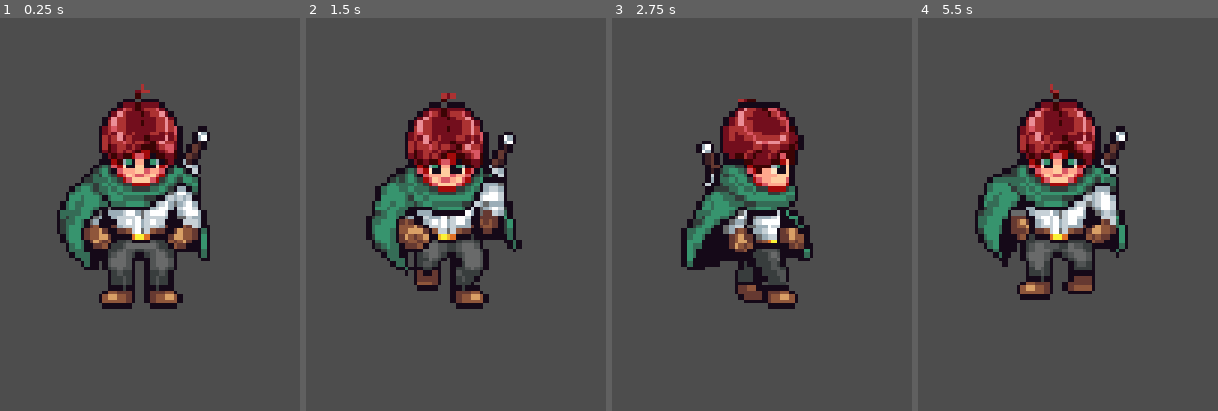
Above: before the commit, frames 1-4 (left to right).
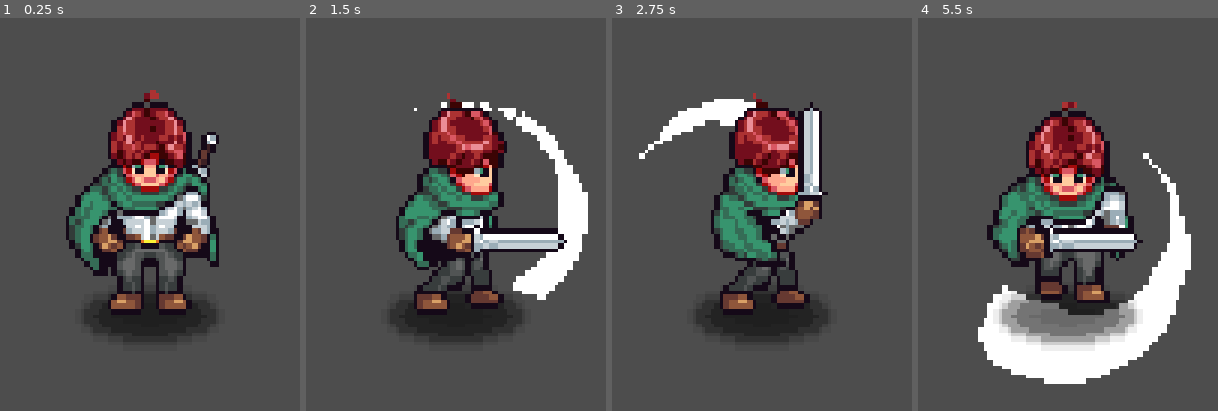
Above: after the commit, the same moments.

Repository: admiralbolt/godot-practice
Game: Godot game, scene res://player.tscn
Two runs of this game, one before a commit and one after it. Both use one fixed random seed, a clock stepped at 60 frames per second and the inputs below. Before the commit the project has no main scene; this scene is started directly in both runs.
Inputs:
- Up to frame 1 (0.25 s): no input
- Up to frame 2 (1.5 s): hold D (right) 0.53-1.28 s; hold J (attack, bound only after the commit) 0.53-1.28 s; hold S (down) from 1.28 s (still down); tap J (attack, bound only after the commit) at 1.35 s
- Up to frame 3 (2.75 s): release S (down) at 2.03 s; hold D (right) from 2.03 s (still down); hold J (attack, bound only after the commit) from 2.03 s (still down)
- Up to frame 4 (5.5 s): release D (right) at 2.78 s; release J (attack, bound only after the commit) at 2.78 s; hold W (up) 2.78-3.53 s; tap J (attack, bound only after the commit) at 2.85, 4.35 s; hold J (attack, bound only after the commit) 3.53-4.28 s; hold A (left) 3.53-5.03 s; hold S (down) from 5.03 s (still down); hold J (attack, bound only after the commit) from 5.03 s (still down)

The runs differ from the first frame. In frame 1, 20% of the frame differs, in the area x 19-73%, y 16-83%; in frame 2, 25%; in frame 3, 20%; in frame 4, 30%, in the area x 19-91%, y 16-94%.

Commit message:
Fixed up attack animation, took an eternity.

Diff:
--- a/michael-aarpg/player.gd
+++ b/michael-aarpg/player.gd
@@ -4,6 +4,7 @@
 var move_speed: float = 100.0
 
 @onready var sprite: Sprite2D = $Sprite2D
+@onready var attack_effect: Sprite2D = %AttackEffectSprite
 @onready var animation_tree: AnimationTree = $AnimationTree
 
 func _ready() -> void:
@@ -11,15 +12,28 @@
 
 func _process(_delta: float) -> void:
   direction = Input.get_vector("left", "right", "up", "down")
+  var is_attacking: bool = Input.is_action_pressed("attack")
 
-  if direction != Vector2.ZERO:
-    update_blend_position()
+  animation_tree.set("parameters/conditions/attack", is_attacking)
+
+  update_blend_position()
+
+func _is_attacking() -> bool:
+  return animation_tree.get("parameters/playback").get_current_node() == "attack"
 
 func _physics_process(_delta: float) -> void:
   velocity = direction * move_speed
+  if _is_attacking():
+    velocity *= 0.66
   move_and_slide()
 
 func update_blend_position() -> void:
+  if direction == Vector2.ZERO or _is_attacking():
+    return
+
   animation_tree.set("parameters/idle/blend_position", direction)
   animation_tree.set("parameters/walk/blend_position", direction)
+  animation_tree.set("parameters/attack/attack/blend_position", direction)
+  animation_tree.set("parameters/attack/attack_effect/blend_position", direction)
   sprite.scale.x = -1 if direction.x < 0 else 1
+  attack_effect.scale.x = -1 if direction.x < 0 else 1
--- a/michael-aarpg/player.tscn
+++ b/michael-aarpg/player.tscn
@@ -2,6 +2,9 @@
 
 [ext_resource type="Texture2D" uid="uid://c672qfm6jebmf" path="res://assets/PlayerSprite02.png" id="1_4flbx"]
 [ext_resource type="Script" uid="uid://df12f3yvig5oi" path="res://player.gd" id="1_onrkg"]
+[ext_resource type="Texture2D" uid="uid://vd2ifirvhnkw" path="res://assets/AttackSprite01.png" id="3_i3pqv"]
+[ext_resource type="AudioStream" uid="uid://cj2hq7tigrtto" path="res://assets/SwordSwoosh.wav" id="4_hqtel"]
+[ext_resource type="Texture2D" uid="uid://doiv0vmdmg8ib" path="res://assets/Shadow.png" id="4_sweqy"]
 
 [sub_resource type="CircleShape2D" id="CircleShape2D_wt17y"]
 radius = 13.038404
@@ -20,6 +23,303 @@
 "update": 1,
 "values": [0]
 }
+tracks/1/type = "value"
+tracks/1/imported = false
+tracks/1/enabled = true
+tracks/1/path = NodePath("AttackEffectSprite:frame")
+tracks/1/interp = 1
+tracks/1/loop_wrap = true
+tracks/1/keys = {
+"times": PackedFloat32Array(0),
+"transitions": PackedFloat32Array(1),
+"update": 1,
+"values": [8]
+}
+tracks/2/type = "value"
+tracks/2/imported = false
+tracks/2/enabled = true
+tracks/2/path = NodePath("AttackEffectSprite:visible")
+tracks/2/interp = 1
+tracks/2/loop_wrap = true
+tracks/2/keys = {
+"times": PackedFloat32Array(0),
+"transitions": PackedFloat32Array(1),
+"update": 1,
+"values": [false]
+}
+tracks/3/type = "value"
+tracks/3/imported = false
+tracks/3/enabled = true
+tracks/3/path = NodePath("AttackEffectSprite:show_behind_parent")
+tracks/3/interp = 1
+tracks/3/loop_wrap = true
+tracks/3/keys = {
+"times": PackedFloat32Array(0),
+"transitions": PackedFloat32Array(1),
+"update": 1,
+"values": [true]
+}
+tracks/4/type = "value"
+tracks/4/imported = false
+tracks/4/enabled = true
+tracks/4/path = NodePath("AttackEffectSprite:position")
+tracks/4/interp = 1
+tracks/4/loop_wrap = true
+tracks/4/keys = {
+"times": PackedFloat32Array(0),
+"transitions": PackedFloat32Array(1),
+"update": 0,
+"values": [Vector2(0, 0)]
+}
+
+[sub_resource type="Animation" id="Animation_b26j0"]
+resource_name = "attack_down"
+length = 0.3
+tracks/0/type = "value"
+tracks/0/imported = false
+tracks/0/enabled = true
+tracks/0/path = NodePath("Sprite2D:frame")
+tracks/0/interp = 1
+tracks/0/loop_wrap = true
+tracks/0/keys = {
+"times": PackedFloat32Array(0, 0.1, 0.2),
+"transitions": PackedFloat32Array(1, 1, 1),
+"update": 0,
+"values": [21, 22, 23]
+}
+tracks/1/type = "audio"
+tracks/1/imported = false
+tracks/1/enabled = true
+tracks/1/path = NodePath("Audio/AudioStreamPlayer2D")
+tracks/1/interp = 1
+tracks/1/loop_wrap = true
+tracks/1/keys = {
+"clips": [{
+"end_offset": 0.0,
+"start_offset": 0.0,
+"stream": ExtResource("4_hqtel")
+}],
+"times": PackedFloat32Array(0)
+}
+tracks/1/use_blend = true
+
+[sub_resource type="Animation" id="Animation_ivps1"]
+resource_name = "attack_effect_down"
+length = 0.3
+tracks/0/type = "value"
+tracks/0/imported = false
+tracks/0/enabled = true
+tracks/0/path = NodePath("AttackEffectSprite:frame")
+tracks/0/interp = 1
+tracks/0/loop_wrap = true
+tracks/0/keys = {
+"times": PackedFloat32Array(0, 0.3),
+"transitions": PackedFloat32Array(1, 1),
+"update": 0,
+"values": [0, 3]
+}
+tracks/1/type = "value"
+tracks/1/imported = false
+tracks/1/enabled = true
+tracks/1/path = NodePath("AttackEffectSprite:position")
+tracks/1/interp = 1
+tracks/1/loop_wrap = true
+tracks/1/keys = {
+"times": PackedFloat32Array(0),
+"transitions": PackedFloat32Array(1),
+"update": 0,
+"values": [Vector2(0, -10)]
+}
+tracks/2/type = "value"
+tracks/2/imported = false
+tracks/2/enabled = true
+tracks/2/path = NodePath("AttackEffectSprite:visible")
+tracks/2/interp = 1
+tracks/2/loop_wrap = true
+tracks/2/keys = {
+"times": PackedFloat32Array(0, 0.3),
+"transitions": PackedFloat32Array(1, 1),
+"update": 1,
+"values": [true, false]
+}
+tracks/3/type = "value"
+tracks/3/imported = false
+tracks/3/enabled = true
+tracks/3/path = NodePath("AttackEffectSprite:show_behind_parent")
+tracks/3/interp = 1
+tracks/3/loop_wrap = true
+tracks/3/keys = {
+"times": PackedFloat32Array(0, 0.3),
+"transitions": PackedFloat32Array(1, 1),
+"update": 1,
+"values": [true, false]
+}
+
+[sub_resource type="Animation" id="Animation_bwjto"]
+resource_name = "attack_effect_side"
+length = 0.3
+tracks/0/type = "value"
+tracks/0/imported = false
+tracks/0/enabled = true
+tracks/0/path = NodePath("AttackEffectSprite:frame")
+tracks/0/interp = 1
+tracks/0/loop_wrap = true
+tracks/0/keys = {
+"times": PackedFloat32Array(0, 0.3),
+"transitions": PackedFloat32Array(1, 1),
+"update": 0,
+"values": [8, 11]
+}
+tracks/1/type = "value"
+tracks/1/imported = false
+tracks/1/enabled = true
+tracks/1/path = NodePath("AttackEffectSprite:visible")
+tracks/1/interp = 1
+tracks/1/loop_wrap = true
+tracks/1/keys = {
+"times": PackedFloat32Array(0, 0.3),
+"transitions": PackedFloat32Array(1, 1),
+"update": 1,
+"values": [true, false]
+}
+tracks/2/type = "value"
+tracks/2/imported = false
+tracks/2/enabled = true
+tracks/2/path = NodePath("AttackEffectSprite:show_behind_parent")
+tracks/2/interp = 1
+tracks/2/loop_wrap = true
+tracks/2/keys = {
+"times": PackedFloat32Array(0, 0.3),
+"transitions": PackedFloat32Array(1, 1),
+"update": 1,
+"values": [true, false]
+}
+tracks/3/type = "value"
+tracks/3/imported = false
+tracks/3/enabled = true
+tracks/3/path = NodePath("AttackEffectSprite:position")
+tracks/3/interp = 1
+tracks/3/loop_wrap = true
+tracks/3/keys = {
+"times": PackedFloat32Array(0),
+"transitions": PackedFloat32Array(1),
+"update": 0,
+"values": [Vector2(0, -20)]
+}
+
+[sub_resource type="Animation" id="Animation_urp6f"]
+resource_name = "attack_effect_up"
+length = 0.3
+tracks/0/type = "value"
+tracks/0/imported = false
+tracks/0/enabled = true
+tracks/0/path = NodePath("AttackEffectSprite:frame")
+tracks/0/interp = 1
+tracks/0/loop_wrap = true
+tracks/0/keys = {
+"times": PackedFloat32Array(0, 0.3),
+"transitions": PackedFloat32Array(1, 1),
+"update": 0,
+"values": [4, 7]
+}
+tracks/1/type = "value"
+tracks/1/imported = false
+tracks/1/enabled = true
+tracks/1/path = NodePath("AttackEffectSprite:visible")
+tracks/1/interp = 1
+tracks/1/loop_wrap = true
+tracks/1/keys = {
+"times": PackedFloat32Array(0, 0.3),
+"transitions": PackedFloat32Array(1, 1),
+"update": 1,
+"values": [true, false]
+}
+tracks/2/type = "value"
+tracks/2/imported = false
+tracks/2/enabled = true
+tracks/2/path = NodePath("AttackEffectSprite:show_behind_parent")
+tracks/2/interp = 1
+tracks/2/loop_wrap = true
+tracks/2/keys = {
+"times": PackedFloat32Array(0, 0.3),
+"transitions": PackedFloat32Array(1, 1),
+"update": 1,
+"values": [true, false]
+}
+tracks/3/type = "value"
+tracks/3/imported = false
+tracks/3/enabled = true
+tracks/3/path = NodePath("AttackEffectSprite:position")
+tracks/3/interp = 1
+tracks/3/loop_wrap = true
+tracks/3/keys = {
+"times": PackedFloat32Array(0),
+"transitions": PackedFloat32Array(1),
+"update": 0,
+"values": [Vector2(0, -30)]
+}
+
+[sub_resource type="Animation" id="Animation_n7ghd"]
+resource_name = "attack_side"
+length = 0.3
+tracks/0/type = "value"
+tracks/0/imported = false
+tracks/0/enabled = true
+tracks/0/path = NodePath("Sprite2D:frame")
+tracks/0/interp = 1
+tracks/0/loop_wrap = true
+tracks/0/keys = {
+"times": PackedFloat32Array(0, 0.1, 0.2),
+"transitions": PackedFloat32Array(1, 1, 1),
+"update": 0,
+"values": [27, 28, 29]
+}
+tracks/1/type = "audio"
+tracks/1/imported = false
+tracks/1/enabled = true
+tracks/1/path = NodePath("Audio/AudioStreamPlayer2D")
+tracks/1/interp = 1
+tracks/1/loop_wrap = true
+tracks/1/keys = {
+"clips": [{
+"end_offset": 0.0,
+"start_offset": 0.0,
+"stream": ExtResource("4_hqtel")
+}],
+"times": PackedFloat32Array(0)
+}
+tracks/1/use_blend = true
+
+[sub_resource type="Animation" id="Animation_nvl01"]
+resource_name = "attack_up"
+length = 0.3
+tracks/0/type = "value"
+tracks/0/imported = false
+tracks/0/enabled = true
+tracks/0/path = NodePath("Sprite2D:frame")
+tracks/0/interp = 1
+tracks/0/loop_wrap = true
+tracks/0/keys = {
+"times": PackedFloat32Array(0, 0.1, 0.2),
+"transitions": PackedFloat32Array(1, 1, 1),
+"update": 0,
+"values": [24, 25, 26]
+}
+tracks/1/type = "audio"
+tracks/1/imported = false
+tracks/1/enabled = true
+tracks/1/path = NodePath("Audio/AudioStreamPlayer2D")
+tracks/1/interp = 1
+tracks/1/loop_wrap = true
+tracks/1/keys = {
+"clips": [{
+"end_offset": 0.0,
+"start_offset": 0.0,
+"stream": ExtResource("4_hqtel")
+}],
+"times": PackedFloat32Array(0)
+}
+tracks/1/use_blend = true
 
 [sub_resource type="Animation" id="Animation_i3pqv"]
 resource_name = "idle_down"
@@ -72,6 +372,22 @@
 "values": [3, 4, 5]
 }
 
+[sub_resource type="Animation" id="Animation_606se"]
+resource_name = "no_attack_effect"
+length = 0.3
+tracks/0/type = "value"
+tracks/0/imported = false
+tracks/0/enabled = true
+tracks/0/path = NodePath("AttackEffectSprite:visible")
+tracks/0/interp = 1
+tracks/0/loop_wrap = true
+tracks/0/keys = {
+"times": PackedFloat32Array(0, 0.13333334),
+"transitions": PackedFloat32Array(1, 1),
+"update": 1,
+"values": [false, false]
+}
+
 [sub_resource type="Animation" id="Animation_2hs0m"]
 resource_name = "walk_down"
 length = 0.3
@@ -126,13 +442,76 @@
 [sub_resource type="AnimationLibrary" id="AnimationLibrary_hqtel"]
 _data = {
 &"RESET": SubResource("Animation_onrkg"),
+&"attack_down": SubResource("Animation_b26j0"),
+&"attack_effect_down": SubResource("Animation_ivps1"),
+&"attack_effect_side": SubResource("Animation_bwjto"),
+&"attack_effect_up": SubResource("Animation_urp6f"),
+&"attack_side": SubResource("Animation_n7ghd"),
+&"attack_up": SubResource("Animation_nvl01"),
 &"idle_down": SubResource("Animation_i3pqv"),
 &"idle_side": SubResource("Animation_hqtel"),
 &"idle_up": SubResource("Animation_sweqy"),
+&"no_attack_effect": SubResource("Animation_606se"),
 &"walk_down": SubResource("Animation_2hs0m"),
 &"walk_side": SubResource("Animation_1jxqw"),
 &"walk_up": SubResource("Animation_dw050")
 }
+
+[sub_resource type="AnimationNodeAdd2" id="AnimationNodeAdd2_i3pqv"]
+
+[sub_resource type="AnimationNodeAnimation" id="AnimationNodeAnimation_606se"]
+animation = &"attack_up"
+
+[sub_resource type="AnimationNodeAnimation" id="AnimationNodeAnimation_u1c27"]
+animation = &"attack_side"
+
+[sub_resource type="AnimationNodeAnimation" id="AnimationNodeAnimation_op7ga"]
+animation = &"attack_side"
+
+[sub_resource type="AnimationNodeAnimation" id="AnimationNodeAnimation_q13i1"]
+animation = &"attack_down"
+
+[sub_resource type="AnimationNodeBlendSpace2D" id="AnimationNodeBlendSpace2D_pylmc"]
+blend_point_0/node = SubResource("AnimationNodeAnimation_606se")
+blend_point_0/pos = Vector2(0, -1)
+blend_point_1/node = SubResource("AnimationNodeAnimation_u1c27")
+blend_point_1/pos = Vector2(-1, 0)
+blend_point_2/node = SubResource("AnimationNodeAnimation_op7ga")
+blend_point_2/pos = Vector2(1, 0)
+blend_point_3/node = SubResource("AnimationNodeAnimation_q13i1")
+blend_point_3/pos = Vector2(0, 1)
+
+[sub_resource type="AnimationNodeAnimation" id="AnimationNodeAnimation_pbfsw"]
+animation = &"attack_effect_up"
+
+[sub_resource type="AnimationNodeAnimation" id="AnimationNodeAnimation_5tmop"]
+animation = &"attack_effect_down"
+
+[sub_resource type="AnimationNodeAnimation" id="AnimationNodeAnimation_7ahtn"]
+animation = &"attack_effect_side"
+
+[sub_resource type="AnimationNodeAnimation" id="AnimationNodeAnimation_7lmhl"]
+animation = &"attack_effect_side"
+
+[sub_resource type="AnimationNodeBlendSpace2D" id="AnimationNodeBlendSpace2D_dx0e4"]
+blend_point_0/node = SubResource("AnimationNodeAnimation_pbfsw")
+blend_point_0/pos = Vector2(0, -1)
+blend_point_1/node = SubResource("AnimationNodeAnimation_5tmop")
+blend_point_1/pos = Vector2(0, 1)
+blend_point_2/node = SubResource("AnimationNodeAnimation_7ahtn")
+blend_point_2/pos = Vector2(1, 0)
+blend_point_3/node = SubResource("AnimationNodeAnimation_7lmhl")
+blend_point_3/pos = Vector2(-1, 0)
+
+[sub_resource type="AnimationNodeBlendTree" id="AnimationNodeBlendTree_jm5j8"]
+nodes/output/position = Vector2(740, 220)
+nodes/attack/node = SubResource("AnimationNodeBlendSpace2D_pylmc")
+nodes/attack/position = Vector2(250, 50)
+nodes/attack_effect/node = SubResource("AnimationNodeBlendSpace2D_dx0e4")
+nodes/attack_effect/position = Vector2(250, 290)
+nodes/Add2/node = SubResource("AnimationNodeAdd2_i3pqv")
+nodes/Add2/position = Vector2(530, 130)
+node_connections = [&"output", 0, &"Add2", &"Add2", 0, &"attack", &"Add2", 1, &"attack_effect"]
 
 [sub_resource type="AnimationNodeAnimation" id="AnimationNodeAnimation_onrkg"]
 animation = &"idle_side"
@@ -157,6 +536,33 @@
 blend_point_3/pos = Vector2(0, -1)
 blend_mode = 1
 
+[sub_resource type="AnimationNodeAnimation" id="AnimationNodeAnimation_n7ghd"]
+animation = &"attack_up"
+
+[sub_resource type="AnimationNodeAnimation" id="AnimationNodeAnimation_nvl01"]
+animation = &"attack_side"
+
+[sub_resource type="AnimationNodeAnimation" id="AnimationNodeAnimation_ivps1"]
+animation = &"attack_side"
+
+[sub_resource type="AnimationNodeAnimation" id="AnimationNodeAnimation_urp6f"]
+animation = &"attack_down"
+
+[sub_resource type="AnimationNodeAnimation" id="AnimationNodeAnimation_bwjto"]
+animation = &"attack_effect_down"
+
+[sub_resource type="AnimationNodeBlendSpace2D" id="AnimationNodeBlendSpace2D_bwjto"]
+blend_point_0/node = SubResource("AnimationNodeAnimation_n7ghd")
+blend_point_0/pos = Vector2(0, -1)
+blend_point_1/node = SubResource("AnimationNodeAnimation_nvl01")
+blend_point_1/pos = Vector2(-1, 0)
+blend_point_2/node = SubResource("AnimationNodeAnimation_ivps1")
+blend_point_2/pos = Vector2(1, 0)
+blend_point_3/node = SubResource("AnimationNodeAnimation_urp6f")
+blend_point_3/pos = Vector2(0, 1)
+blend_point_4/node = SubResource("AnimationNodeAnimation_bwjto")
+blend_point_4/pos = Vector2(0, -1)
+
 [sub_resource type="AnimationNodeAnimation" id="AnimationNodeAnimation_2hs0m"]
 animation = &"walk_side"
 
@@ -191,13 +597,29 @@
 advance_mode = 2
 advance_expression = "velocity.length() == 0"
 
+[sub_resource type="AnimationNodeStateMachineTransition" id="AnimationNodeStateMachineTransition_hqtel"]
+advance_mode = 2
+advance_condition = &"attack"
+
+[sub_resource type="AnimationNodeStateMachineTransition" id="AnimationNodeStateMachineTransition_606se"]
+advance_mode = 2
+advance_condition = &"attack"
+
+[sub_resource type="AnimationNodeStateMachineTransition" id="AnimationNodeStateMachineTransition_sweqy"]
+switch_mode = 2
+advance_mode = 2
+
 [sub_resource type="AnimationNodeStateMachine" id="AnimationNodeStateMachine_nvl01"]
+states/attack/node = SubResource("AnimationNodeBlendTree_jm5j8")
+states/attack/position = Vector2(561.57495, 284.54504)
 states/idle/node = SubResource("AnimationNodeBlendSpace2D_2hs0m")
 states/idle/position = Vector2(386.49997, 99.9702)
+states/old_attack/node = SubResource("AnimationNodeBlendSpace2D_bwjto")
+states/old_attack/position = Vector2(412.49997, 317.5925)
 states/walk/node = SubResource("AnimationNodeBlendSpace2D_n7ghd")
 states/walk/position = Vector2(537.5, 100.0327)
-transitions = ["Start", "idle", SubResource("AnimationNodeSt …(136 unchanged characters)… mationNodeStateMachineTransition_i3pqv")]
-graph_offset = Vector2(-1.7855316e-05, -26.407497)
+transitions = ["Start", "idle", SubResource("AnimationNodeSt …(136 unchanged characters)… mationNodeStateMachineTransition_i3pqv"), "walk", "attack", SubResource("AnimationNodeStateMachineTransition_hqtel"), "idle", "attack", SubResource("AnimationNodeStateMachineTransition_606se"), "attack", "idle", SubResource("AnimationNodeStateMachineTransition_sweqy")]
+graph_offset = Vector2(87.07496, 21.997555)
 
 [node name="Player" type="CharacterBody2D" unique_id=1655857196]
 collision_mask = 17
@@ -209,21 +631,50 @@
 position = Vector2(0, -3)
 shape = SubResource("CircleShape2D_wt17y")
 
+[node name="AttackEffectSprite" type="Sprite2D" parent="." unique_id=979308666]
+unique_name_in_owner = true
+visible = false
+show_behind_parent = true
+texture = ExtResource("3_i3pqv")
+hframes = 12
+frame = 8
+
 [node name="Sprite2D" type="Sprite2D" parent="." unique_id=1826046781]
 texture_filter = 1
-position = Vector2(-2, -22)
+position = Vector2(0, -21)
 texture = ExtResource("1_4flbx")
 hframes = 16
 vframes = 3
 
+[node name="ShadowSprite" type="Sprite2D" parent="Sprite2D" unique_id=1417800736]
+modulate = Color(0, 0, 0, 0.5882353)
+self_modulate = Color(0, 0, 0, 1)
+show_behind_parent = true
+position = Vector2(2, 22)
+texture = ExtResource("4_sweqy")
+offset = Vector2(-2, 0)
+
 [node name="AnimationPlayer" type="AnimationPlayer" parent="." unique_id=82918328]
 libraries/ = SubResource("AnimationLibrary_hqtel")
+autoplay = &"no_attack_effect"
 
 [node name="AnimationTree" type="AnimationTree" parent="." unique_id=148279211]
 tree_root = SubResource("AnimationNodeStateMachine_nvl01")
 advance_expression_base_node = NodePath("..")
 anim_player = NodePath("../AnimationPlayer")
+parameters/conditions/attack = false
+parameters/attack/attack/blend_position = Vector2(0.00093638897, 0.9928826)
+parameters/attack/attack_effect/blend_position = Vector2(-0.020599246, -0.26690388)
+parameters/attack/Add2/add_amount = 1.0
 parameters/idle/blend_position = Vector2(0.00093638897, 0.9928826)
+parameters/old_attack/blend_position = Vector2(0, 0)
 parameters/walk/blend_position = Vector2(0, 0)
 
 [node name="Camera2D" type="Camera2D" parent="." unique_id=1213297563]
+
+[node name="Audio" type="Node2D" parent="." unique_id=831712901]
+
+[node name="AudioStreamPlayer2D" type="AudioStreamPlayer2D" parent="Audio" unique_id=1037714528]
+volume_db = -20.0
+pitch_scale = 0.99
+max_polyphony = 8
--- a/michael-aarpg/project.godot
+++ b/michael-aarpg/project.godot
@@ -11,6 +11,7 @@
 [application]
 
 config/name="michael-aarpg"
+run/main_scene="uid://b08a1ia4jdolg"
 config/features=PackedStringArray("4.6", "Forward Plus")
 config/icon="res://icon.svg"
 
@@ -44,6 +45,11 @@
 "events": [Object(InputEventKey,"resource_local_to_scene":false,"resource_name":"","device":-1,"window_id":0,"alt_press …(192 unchanged characters)…
 ]
 }
+attack={
+"deadzone": 0.2,
+"events": [Object(InputEventKey,"resource_local_to_scene":false,"resource_name":"","device":-1,"window_id":0,"alt_pressed":false,"shift_pressed":false,"ctrl_pressed":false,"meta_pressed":false,"pressed":false,"keycode":0,"physical_keycode":74,"key_label":0,"unicode":106,"location":0,"echo":false,"script":null)
+]
+}
 
 [layer_names]
 
